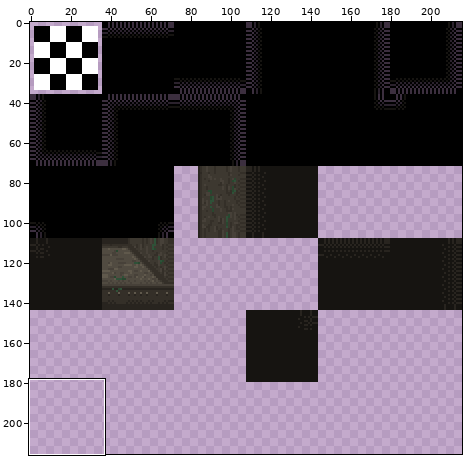
Edited in one commit: sprite sheet (CasaDesDiamantes/tilesets/voidBackground/output_tileset.png). Above: a wide view before the commit, with the close-up outlined.
Close-up. First the earlier version:
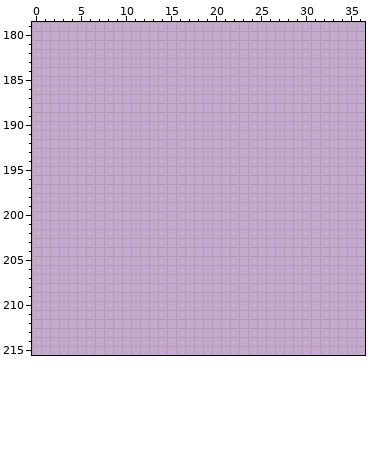
The file is 216x216 pixels. Colours within 5 levels of each other are drawn and written as one. Shown: x 0..36, y 179..215. The commit also changed other parts of the picture, which this record leaves out.
And afterwards:
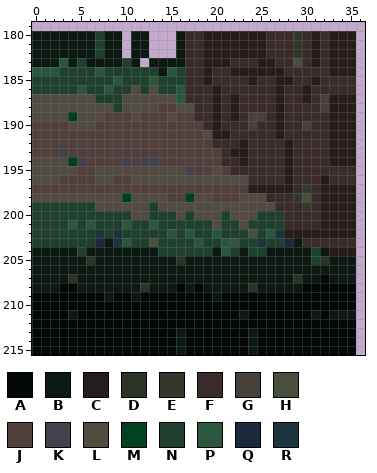
Palette (. is transparent): A #030705  B #0c1912  C #261c1c  D #2a3326  E #34382c  F #3a2b2b  G #474139  H #494f3d  J #513f3c  K #42424f  L #514b41  M #004220  N #1f3f2f  P #2a5640  Q #1a283c  R #1b343d
Difference:
Changed rows in their new state; - is an unchanged pixel.
first column x 0:
180 BBBBBBBNBB-BB---BFFCCCCCCCFFFEFCFCCC
181 BBBBBBBNBB-BB---BFFCCCCCCCFFFEFCFCCC
182 BBBBBBBNBB-BB---BFFCCCCCCCFFFEFCFCCC
183 BBBPBNBBBBNB-BBBBFFCCCFFFCCFFHFCFCCC
184 PPPNNNNPNNNNNNBPNFFCFFCCCCCCFFFFFCCC
185 NNNNNNNNNPNNNPNNNFFCFFFFCFFCCFFCFFFF
186 NNNNNPNNPNNLNLNNPFFFCFFFFFFCFFCFFFFF
187 LLLLLLLNNNLLLLLLPFFFCFCFFFFCFFCFGCCC
188 LLLLLLLLLNLLLLJJLLFFCFCFFFFCFFFFGCCC
189 LLLLMLLLJJJLJJJLJJFFCFCFGGFCFFFFFCCC
190 JJJJLLLJJJJJJJJJJJJFCFFFGFFCFFGFFCCC
191 JJJJJJJJJJJJJJJJJJJLCCFFFFFCFFFFFCCC
192 JJJJJJJJJJJJJJJJJJJJFFFCFFFFCFFFFCCC
193 JJJKJJJJJJJJJJJJJJJJJFCCFFFFCFFFFCCC
194 LLLLMKJJJJKJKKJJJJJJJFFCFFFFCFFFFCCC
195 LLLLLJJLLLLLLLLLLKJJLJFFFFFFCFFFFFFF
196 LLLJJJJLLJJLLLLLLLLLLLLLFFFFCFFFCFFF
197 JJJJJJJJJJJJJJJJJJJJJJJJCCCCCFEFCCCC
198 LLLLLLLLLLMLLLLJJMLLJJJLLLFFFEHFCCCC
199 NNNNNNNLLLLLLNLLLLLLLLLLLLLFFFEFCCCC
200 NNNNNNNNNNNLLNNNLNLLLNLLLNNNFFFFCCCC
201 NNNNPNPNNNPNNPNNNNNNLNNLNNNNFFFFCCCC
202 NNNNNNNRNRNNNNNPNPNNPNNNHNPRCCCCCCCC
203 NNNNNNNQBRPNNHNNNNPNNPPNNRNNQBFFFFFF
204 BBBBBNBBBBBBBBNNNNNNBPNBNNBBBBBNBCCC
205 BBBBBBDBBBBBBBBBDBBBBBBBBBBBBBBNDBBB
206 BBBBBBBBBBBBBBBBBBBBBBBBBBBBBBBBBBBB
207 BBBBDBBBBBBBBBBBBBBBBBBBBBBBBDBBABBB
208 BBBAABBBBBBBDBBBABABBBBBDBBBBBAAAAAA
209 AAAAAAAABAABAAAAAAAABAAAAAAAAAAAAAAA
210 AAAAAAAAAAAAAAAAAAAAAAAAAAAAAAAAAAAA
211 AAAABAAAAAAAAAAAAAAAAAABAAAAAAABABBB
212 AAAAAAAAAAAAAAAAAAAAAAAAAAAAAAAAAAAA
213 AAAAAAAAAAAAAAAABAAAAAAABAAAAAAAAAAA
214 AAAAAAAAAAAAAAAABAAAAAAABAAAAAAAAAAA
215 AAAAAAAAAAAAAAAABAAAAAAABAAAAAAAAAAA
Changed places in both close-ups, as pixel boxes (x1, y1, x2, y2):
added: (32, 31, 356, 355)
